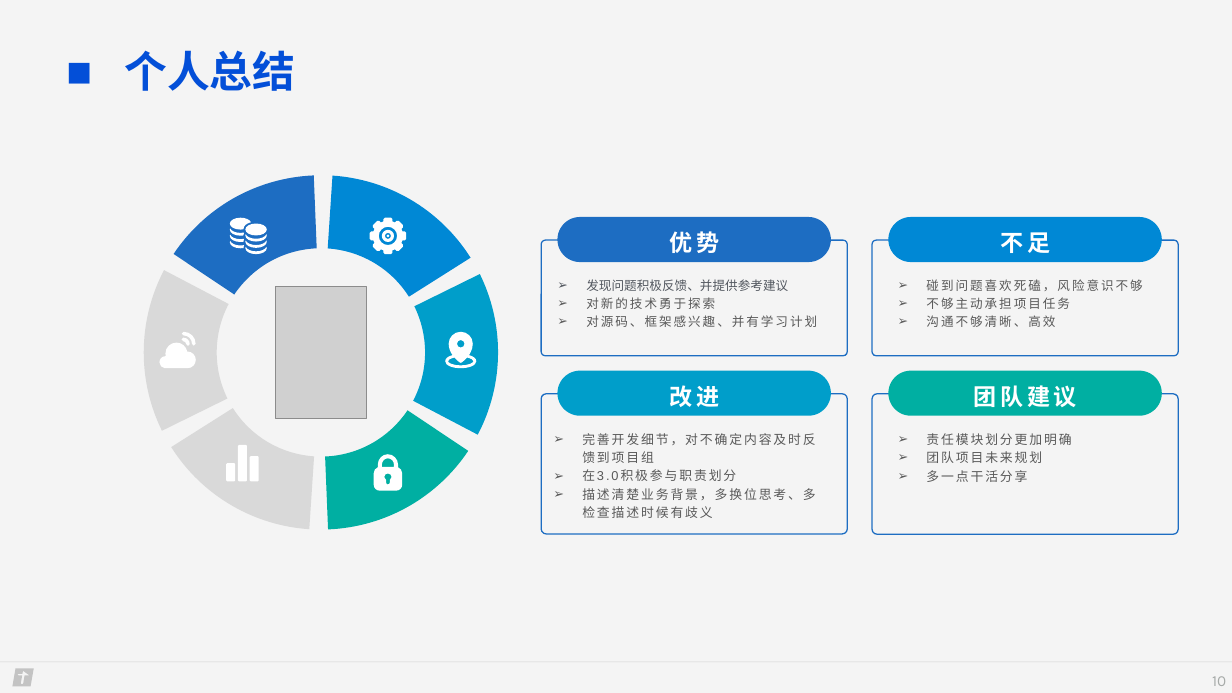
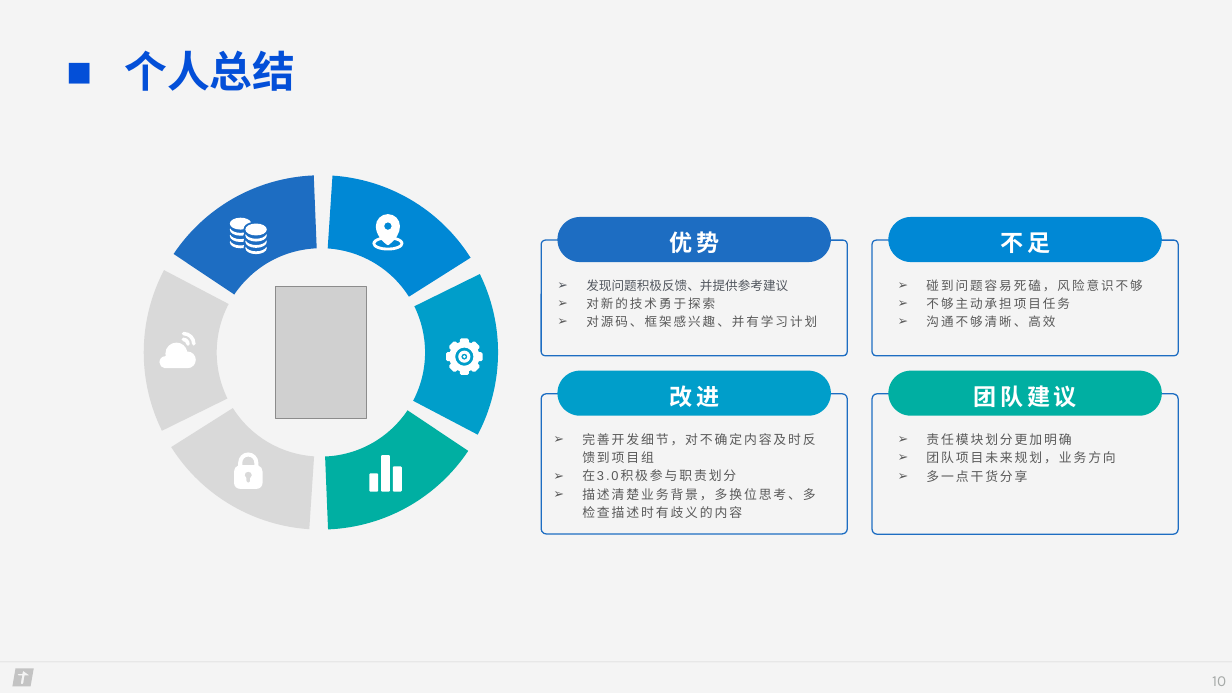
Before and after one commit to sunshiheima/MyPoject, a slide deck: slide 10 of files/简历/答辩.pptx. Drawn at 1232x693 pixels with LibreOffice and Linux fonts; fonts in the diff are those of the drawing; grey boxes stand for pictures; background and template pictures are left out. Boxes give left, top, right and bottom in pixels: in the first picture for what was removed or moved away, otherwise in the second. Text is boxed around its words. In the diff, an @@ line names an element or a change of style, - is before the commit and + after.

Commit message:
ppt

```diff
--- a/files/简历/答辩.pptx
+++ b/files/简历/答辩.pptx
@@ freeform shape moved from (x1=445, y1=332, x2=477, y2=368) to (x1=372, y1=214, x2=404, y2=250) @@
@@ text at (x1=926, y1=279, x2=1143, y2=291): text changed @@
-➢ 碰到问题喜欢死磕，风险意识不够
+➢ 碰到问题容易死磕，风险意识不够
@@ freeform shape moved from (x1=370, y1=218, x2=406, y2=254) to (x1=446, y1=338, x2=482, y2=374) @@
@@ freeform shape moved from (x1=373, y1=455, x2=402, y2=491) to (x1=234, y1=453, x2=262, y2=489) @@
@@ freeform shape moved from (x1=226, y1=445, x2=259, y2=482) to (x1=370, y1=456, x2=402, y2=492) @@
@@ text at (x1=926, y1=451, x2=1116, y2=482): text changed @@
-➢ 团队项目未来规划
-➢ 多一点干活分享
+➢ 团队项目未来规划，业务方向
+➢ 多一点干货分享
@@ text at (x1=582, y1=488, x2=816, y2=518): text changed @@
-➢ 描述清楚业务背景，多换位思考、多检查描述时候有歧义
+➢ 描述清楚业务背景，多换位思考、多检查描述时有歧义的内容
```
Also in this commit, not shown: 3 other slides changed, 1 slide added, 1 slide removed.
